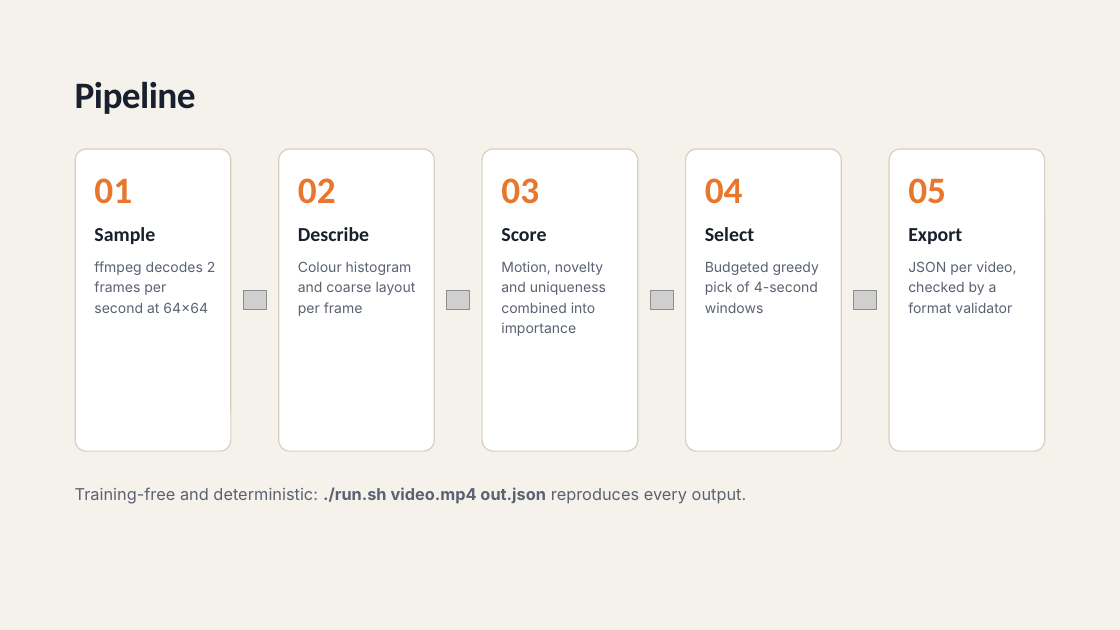
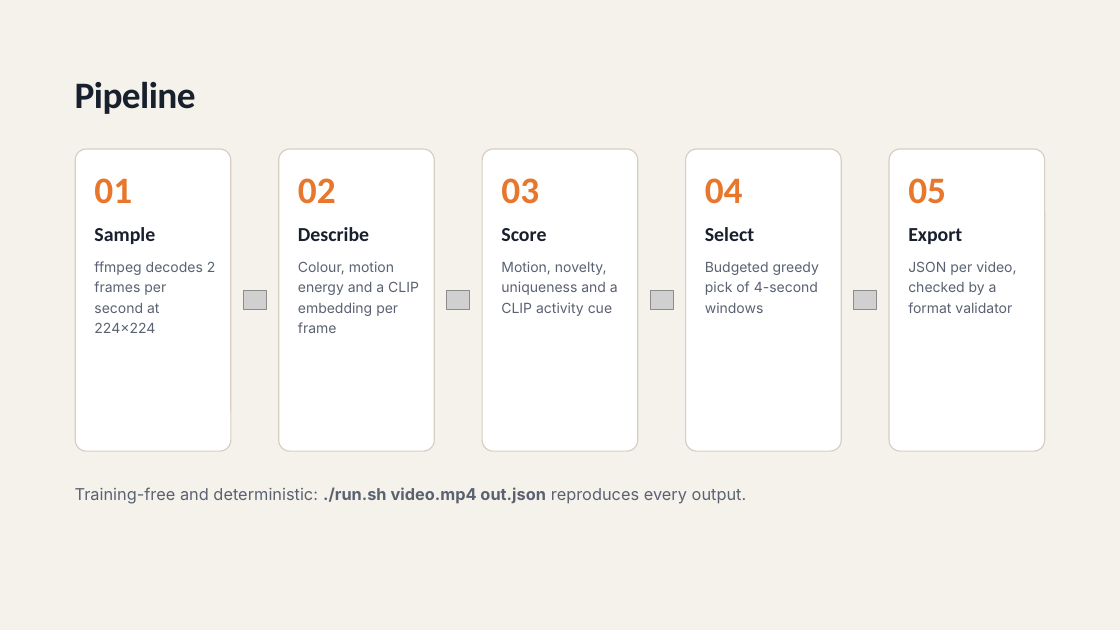
Before and after one commit to Failedsnack/xr_Hackathon, a slide deck: slide 4 of Action-Aware Video Summarization — XR Hackathon 2026.pptx. Drawn at 1120x630 pixels with LibreOffice and Linux fonts; fonts in the diff are those of the drawing; grey boxes stand for pictures. Boxes give left, top, right and bottom in pixels: in the first picture for what was removed or moved away, otherwise in the second. Text is boxed around its words. In the diff, an @@ line names an element or a change of style, - is before the commit and + after.

Commit message:
Sync presentation with the final pipeline; rename demo video; add logs dir

```diff
--- a/Action-Aware Video Summarization — XR Hackathon 2026.pptx
+++ b/Action-Aware Video Summarization — XR Hackathon 2026.pptx
@@ text at bbox=[94, 261, 216, 333]: text changed @@
-ffmpeg decodes 2 frames per second at 64×64
+ffmpeg decodes 2 frames per second at 224×224
@@ text at bbox=[298, 261, 419, 333]: text changed @@
-Colour histogram and coarse layout per frame
+Colour, motion energy and a CLIP embedding per frame
@@ text at bbox=[501, 261, 618, 316]: text changed @@
-Motion, novelty and uniqueness combined into importance
+Motion, novelty, uniqueness and a CLIP activity cue
```
Also in this commit, not shown: 3 other slides changed, 4 other files.
